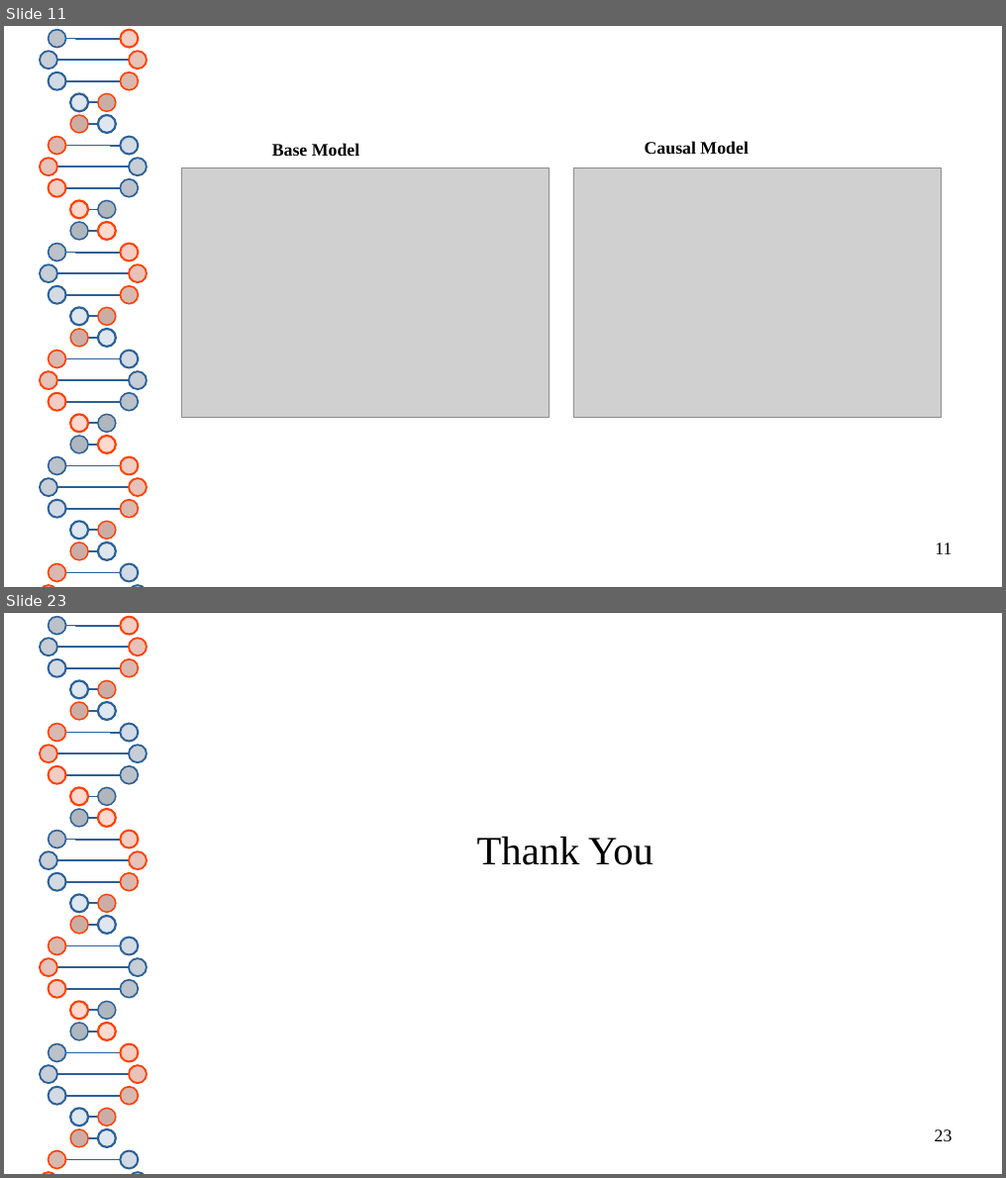
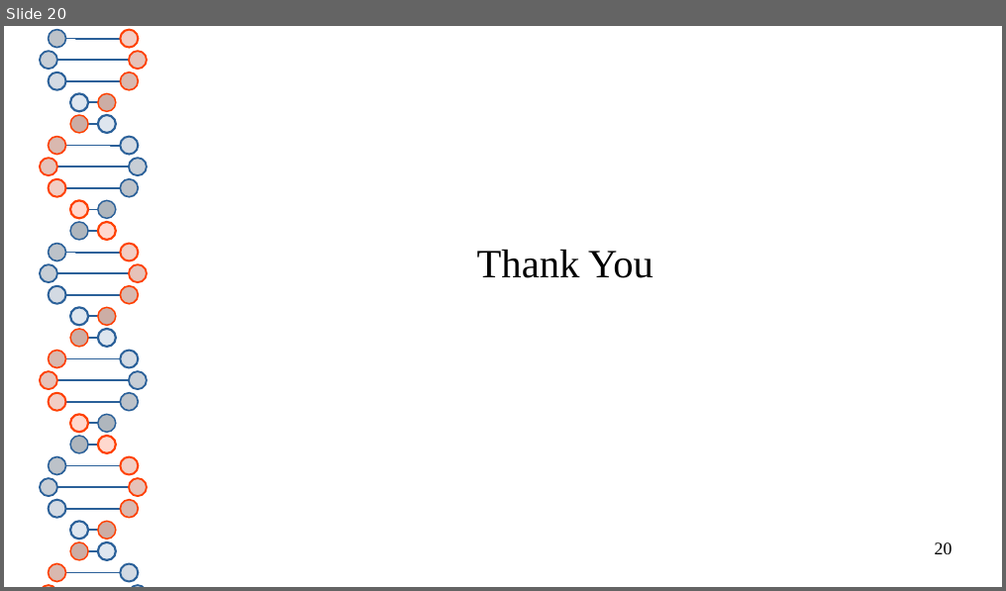
Before and after one commit to thash-jkr/Schrodinger-PINN, a slide deck: report/progress_presentation.odp. Shown one above the other, each under a label of ours: slides 11 and 23 before the commit, slide 20 after it; the slides between them are not shown. The pictures are 1006x1178 and 1006x591 pixels, drawn with LibreOffice and Linux fonts; fonts in the diff are those of the drawing; grey boxes stand for pictures. Boxes give left, top, right and bottom in pixels: in the first picture for what was removed or moved away, otherwise in the second. Text is boxed around its words. In the diff, an @@ line names an element or a change of style, - is before the commit and + after.

```diff
--- a/report/progress_presentation.odp
+++ b/report/progress_presentation.odp
@@ slide 11 removed at [4, 26, 1002, 587], background #FFFFFF; not listed: 80 template elements that a slide beside it also shows @@
@@ text removed at [272, 143, 359, 156] @@
-Base Model
@@ text removed at [645, 141, 747, 155] @@
-Causal Model
@@ picture removed at [182, 169, 550, 418] @@
@@ picture removed at [574, 169, 943, 418] @@
@@ page number removed at [935, 543, 951, 555] @@
-11
@@ what was slide 23 is now slide 20 @@
@@ page number at [935, 543, 952, 555]: text changed @@
-23
+20
```
Also in this commit, not shown: 16 slides changed, 3 slides added, 5 other slides removed, 5 other files.
